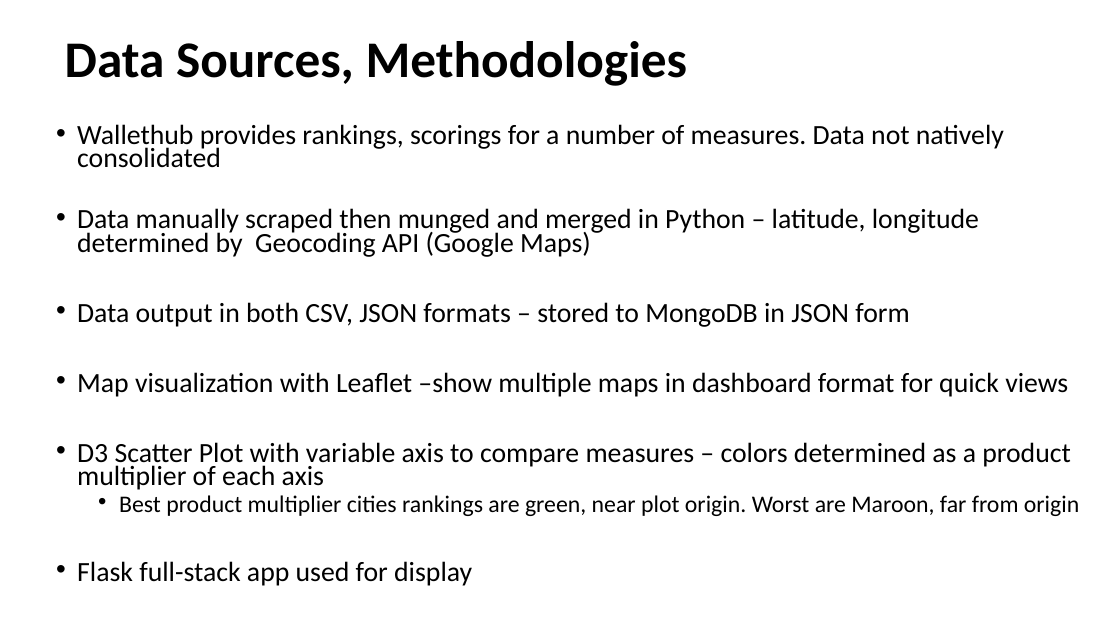
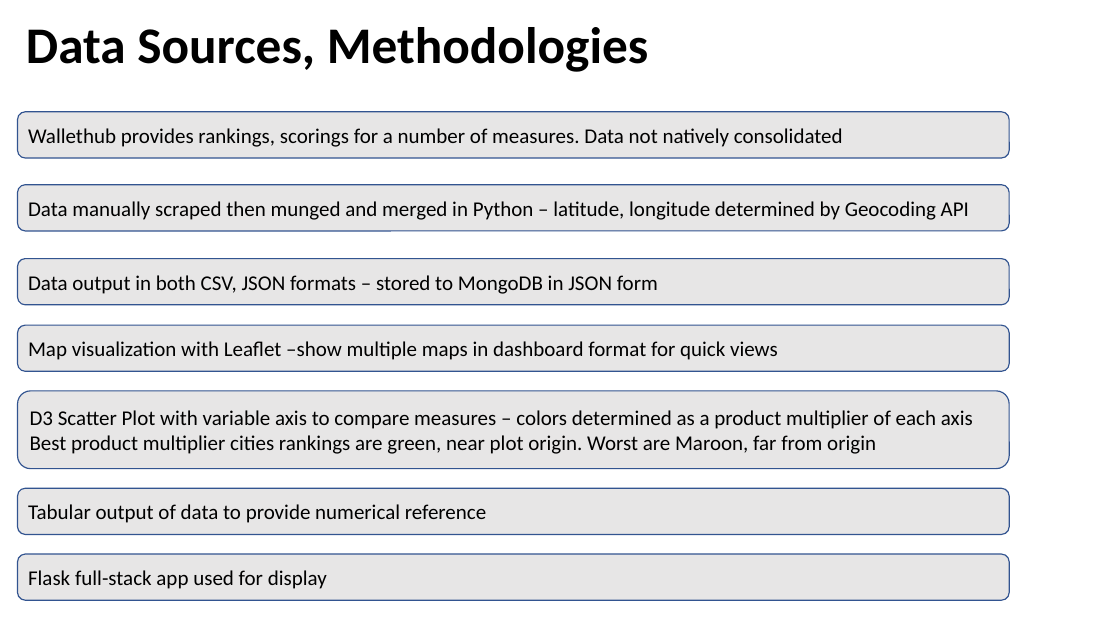
Before and after one commit to jamiedeguz/weatherornot, a slide deck: slide 3 of Presentation.pptx (slide 4 before the commit). Drawn at 1120x630 pixels with LibreOffice and Linux fonts; fonts in the diff are those of the drawing; background and template pictures are left out. Boxes give left, top, right and bottom in pixels: in the first picture for what was removed or moved away, otherwise in the second. Text is boxed around its words. In the diff, an @@ line names an element or a change of style, - is before the commit and + after.

```diff
--- a/Presentation.pptx
+++ b/Presentation.pptx
@@ title "Data Sources, Methodologies": place and size @@
-title "Data Sources, Methodologies" at [65,41,688,86]
+title "Data Sources, Methodologies" at [26,27,649,72]
@@ rounded rectangle added at [18,112,1010,158], fill #E7E6E6, outline #325491 1 pt, 18 pt, text #000000 @@
+Wallethub provides rankings, scorings for a number of measures. Data not natively consolidated
@@ text removed at [77,124,1079,586] @@
-• Wallethub provides rankings, scorings for a number of measures. Data not natively consolidated
-• Data manually scraped then munged and merged in Python – latitude, longitude determined by Geocoding API (Google Maps)
-• Data output in both CSV, JSON formats – stored to MongoDB in JSON form
-• Map visualization with Leaflet –show multiple maps in dashboard format for quick views
-• D3 Scatter Plot with variable axis to compare measures – colors determined as a product multiplier of each axis
-  • Best product multiplier cities rankings are green, near plot origin. Worst are Maroon, far from origin
-• Flask full-stack app used for display
@@ rounded rectangle added at [18,185,1010,231], fill #E7E6E6, outline #325491 1 pt, 18 pt, text #000000 @@
+Data manually scraped then munged and merged in Python – latitude, longitude determined by Geocoding API
@@ rounded rectangle added at [18,259,1010,305], fill #E7E6E6, outline #325491 1 pt, 18 pt, text #000000 @@
+Data output in both CSV, JSON formats – stored to MongoDB in JSON form
@@ rounded rectangle added at [18,325,1010,371], fill #E7E6E6, outline #325491 1 pt, 18 pt, text #000000 @@
+Map visualization with Leaflet –show multiple maps in dashboard format for quick views
@@ rounded rectangle added at [18,391,1010,469], fill #E7E6E6, outline #325491 1 pt, 18 pt, text #000000 @@
+D3 Scatter Plot with variable axis to compare measures – colors determined as a product multiplier of each axis
+Best product multiplier cities rankings are green, near plot origin. Worst are Maroon, far from origin
@@ rounded rectangle added at [18,488,1010,534], fill #E7E6E6, outline #325491 1 pt, 18 pt, text #000000 @@
+Tabular output of data to provide numerical reference
@@ rounded rectangle added at [18,555,1010,601], fill #E7E6E6, outline #325491 1 pt, 18 pt, text #000000 @@
+Flask full-stack app used for display
```
Also in this commit, not shown: 4 other slides changed, 4 slides added, 3 slides removed, 7 other files.
